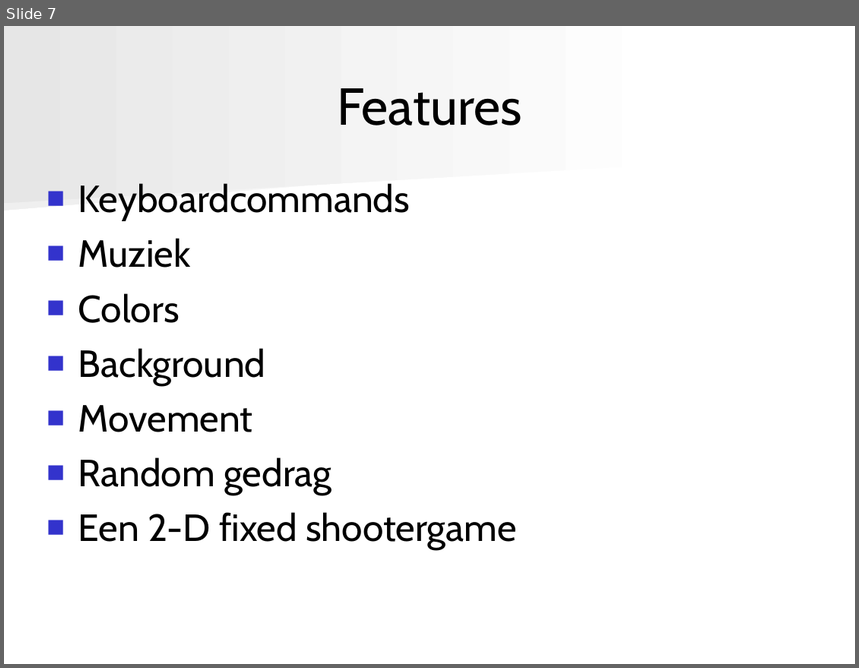
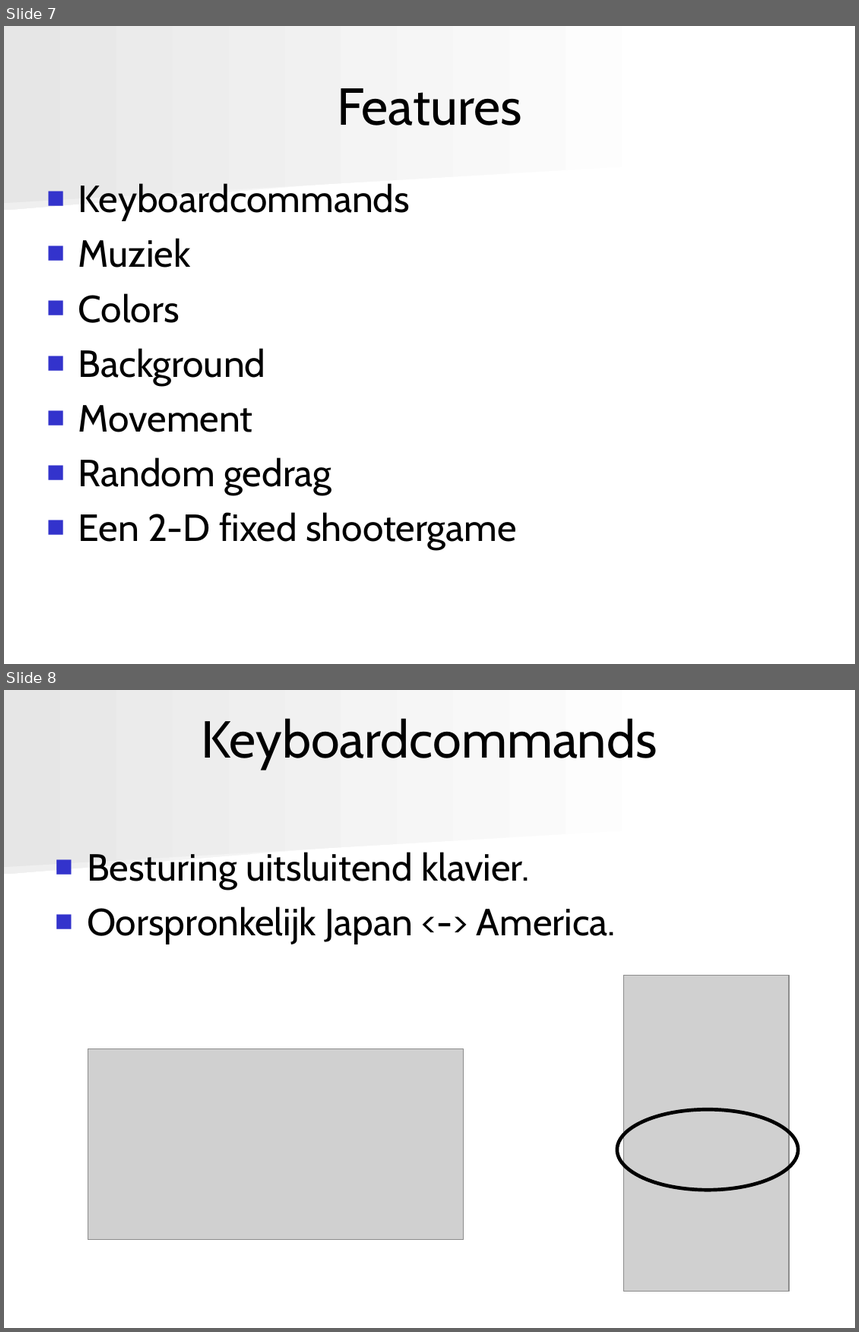
Before and after one commit to angryzor/space_invaders_8086, a slide deck: Presentatie.ppt. Shown one above the other, each under a label of ours: slide 7 before the commit, slides 7 and 8 after it. The pictures are 859x668 and 859x1332 pixels, drawn with LibreOffice and Linux fonts; fonts in the diff are those of the drawing; grey boxes stand for pictures. Boxes give left, top, right and bottom in pixels: in the first picture for what was removed or moved away, otherwise in the second. Text is boxed around its words. In the diff, an @@ line names an element or a change of style, - is before the commit and + after.

```diff
--- a/Presentatie.ppt
+++ b/Presentatie.ppt
@@ slide 8 added at [4, 690, 855, 1328], background #FFFFFF; not listed: 2 template elements that a slide beside it also shows @@
@@ title added at [202, 718, 658, 770], 44 pt, text #000000 @@
+Keyboardcommands
@@ text added at [87, 852, 616, 944], 32 pt, text #000000 @@
+■ Besturing uitsluitend klavier.
+■ Oorspronkelijk Japan <-> America.
@@ picture added at [623, 976, 789, 1292] @@
@@ picture added at [88, 1049, 464, 1240] @@
@@ ellipse added at [617, 1110, 798, 1191], outline #000000 3 pt @@
```
Also in this commit, not shown: 22 other slides changed, 3 other slides added.
